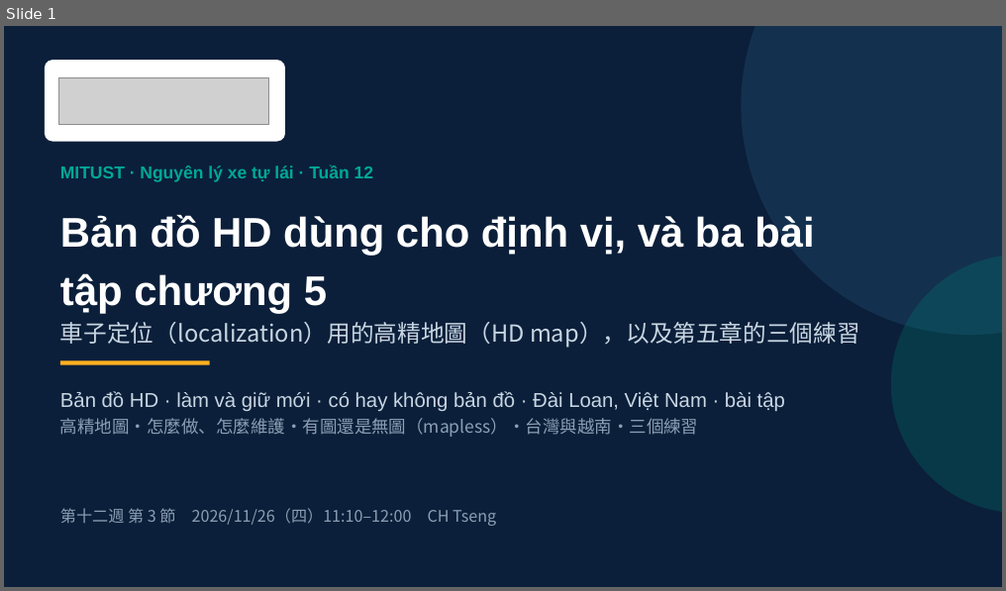
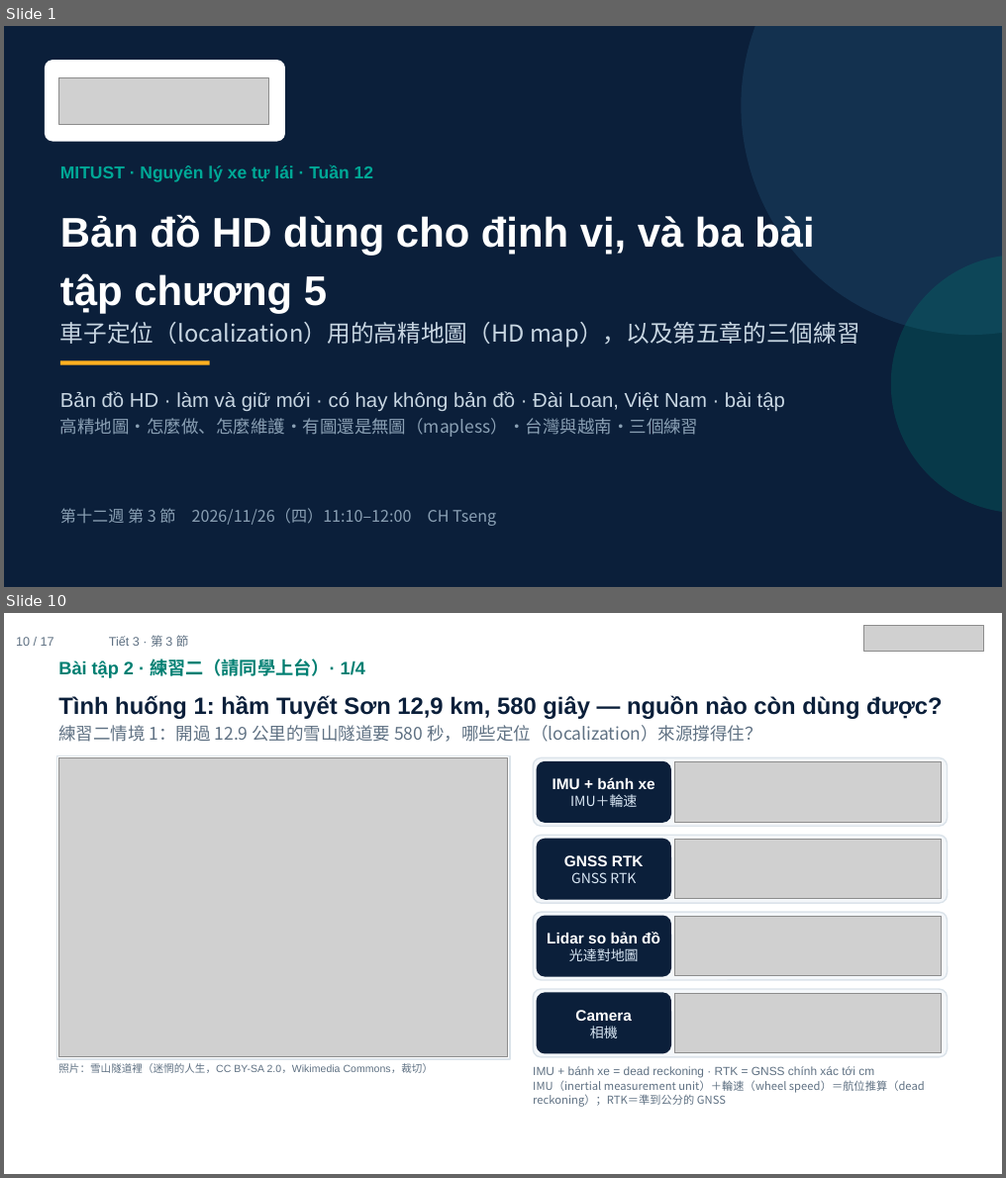
Before and after one commit to ch-neural/MITUST-Principles-of-Self-Driving-Cars, a slide deck: 第十二週(11-26)/第十二週_第3節_簡報.pptx. Shown one above the other, each under a label of ours: slide 1 before the commit, slides 1 and 10 after it; the slides between them are not shown. The pictures are 1006x591 and 1006x1178 pixels, drawn with LibreOffice and Linux fonts; fonts in the diff are those of the drawing; grey boxes stand for pictures. Boxes give left, top, right and bottom in pixels: in the first picture for what was removed or moved away, otherwise in the second. Text is boxed around its words. In the diff, an @@ line names an element or a change of style, - is before the commit and + after.

```diff
--- a/第十二週(11-26)/第十二週_第3節_簡報.pptx
+++ b/第十二週(11-26)/第十二週_第3節_簡報.pptx
@@ slide 10 added at (4, 613, 1002, 1174), background #FFFFFF @@
@@ text added at (16, 637, 54, 646), 9 pt, text #5F7183 @@
+10 / 17
@@ text added at (109, 635, 189, 647), 9 pt, text #5F7183 @@
+Tiết 3 · 第 3 節
@@ picture added at (864, 625, 984, 652) @@
@@ text added at (58, 659, 365, 678), 13 pt, text #007F72, bold @@
+Bài tập 2 · 練習二（請同學上台）· 1/4
@@ text added at (58, 695, 943, 742), 17 pt, text #0B1F3A, bold @@
+Tình huống 1: hầm Tuyết Sơn 12,9 km, 580 giây — nguồn nào còn dùng được?
+練習二情境 1：開過 12.9 公里的雪山隧道要 580 秒，哪些定位（localization）來源撐得住？
@@ rectangle added at (56, 756, 510, 1059), fill #FFFFFF, outline #DBE3EA 1 pt @@
@@ picture added at (58, 758, 508, 1058) @@
@@ rounded rectangle added at (533, 758, 947, 826), fill #F4F7FA, outline #DBE3EA 1 pt @@
@@ rounded rectangle added at (537, 761, 670, 822), fill #0B1F3A, outline #0B1F3A 1 pt, 11 pt, text #FFFFFF, bold @@
+IMU + bánh xe
+IMU＋輪速
@@ picture added at (674, 761, 942, 822) @@
@@ rounded rectangle added at (533, 836, 947, 903), fill #F4F7FA, outline #DBE3EA 1 pt @@
@@ rounded rectangle added at (537, 840, 670, 899), fill #0B1F3A, outline #0B1F3A 1 pt, 11 pt, text #FFFFFF, bold @@
+GNSS RTK
+GNSS RTK
@@ picture added at (674, 840, 942, 899) @@
@@ rounded rectangle added at (533, 912, 947, 980), fill #F4F7FA, outline #DBE3EA 1 pt @@
@@ rounded rectangle added at (537, 916, 670, 976), fill #0B1F3A, outline #0B1F3A 1 pt, 11 pt, text #FFFFFF, bold @@
+Lidar so bản đồ
+光達對地圖
@@ picture added at (674, 916, 942, 976) @@
@@ rounded rectangle added at (533, 989, 947, 1058), fill #F4F7FA, outline #DBE3EA 1 pt @@
@@ rounded rectangle added at (537, 993, 670, 1054), fill #0B1F3A, outline #0B1F3A 1 pt, 11 pt, text #FFFFFF, bold @@
+Camera
+相機
@@ picture added at (674, 993, 942, 1054) @@
@@ text added at (58, 1063, 434, 1073), 7.5 pt, text #5F7183 @@
+照片：雪山隧道裡（迷惘的人生，CC BY-SA 2.0，Wikimedia Commons，裁切）
@@ text added at (533, 1066, 925, 1107), 8 pt, text #5F7183 @@
+IMU + bánh xe = dead reckoning · RTK = GNSS chính xác tới cm
+IMU（inertial measurement unit）＋輪速（wheel speed）＝航位推算（dead reckoning）；RTK＝準到公分的 GNSS
```
Also in this commit, not shown: 12 slides changed, 3 other slides added, 1 slide removed.
